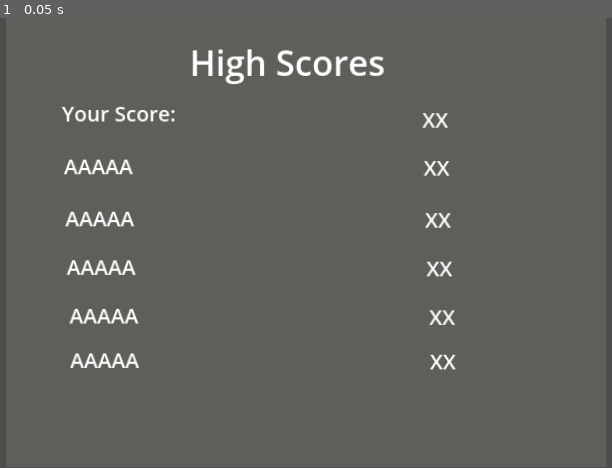
Above: before the commit, frame 1.
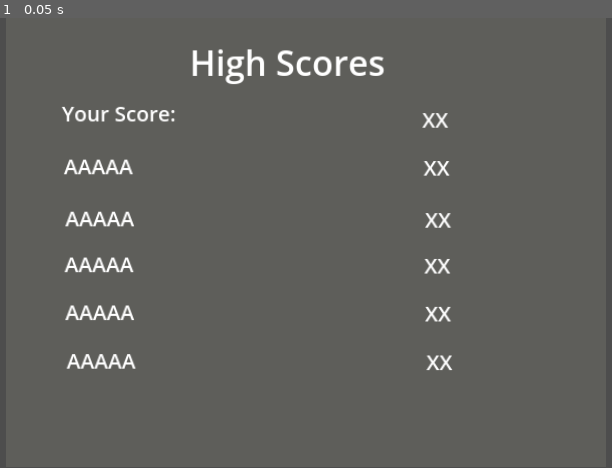
Above: after the commit, the same moment.

Repository: joshua-yoon1030/coincentration
Game: Godot game, scene res://scoreboard.tscn
The game is run twice, just before and just after one commit, with the same random seed, the same clock (stepped at 60 frames per second) and the same inputs. This scene is started directly instead of the project's main scene.
Inputs:
- Up to frame 1 (0.05 s): no input

The runs differ from the first frame. In frame 1, 1.2% of the frame differs, in the area x 10-75%, y 53-79%.

Commit message:
Update scoreboard.tscn

Diff:
--- a/scoreboard.tscn
+++ b/scoreboard.tscn
@@ -36,6 +36,7 @@
 offset_bottom = 97.0
 theme_override_font_sizes/font_size = 30
 text = "AAAAA"
+metadata/_edit_group_ = true
 
 [node name="Score" type="Label" parent="Panel/ScoresList/1st"]
 layout_mode = 0
@@ -65,10 +66,10 @@
 text = "XX"
 
 [node name="3rd" type="Label" parent="Panel/ScoresList"]
-offset_left = -26.0
-offset_top = 205.0
-offset_right = 135.0
-offset_bottom = 247.0
+offset_left = -29.0
+offset_top = 201.0
+offset_right = 132.0
+offset_bottom = 243.0
 theme_override_font_sizes/font_size = 30
 text = "AAAAA"
 metadata/_edit_group_ = true
@@ -83,12 +84,13 @@
 text = "XX"
 
 [node name="4th" type="Label" parent="Panel/ScoresList"]
-offset_left = -22.0
-offset_top = 275.0
-offset_right = 139.0
-offset_bottom = 317.0
+offset_left = -28.0
+offset_top = 270.0
+offset_right = 133.0
+offset_bottom = 312.0
 theme_override_font_sizes/font_size = 30
 text = "AAAAA"
+metadata/_edit_group_ = true
 
 [node name="Score" type="Label" parent="Panel/ScoresList/4th"]
 layout_mode = 0
@@ -100,10 +102,10 @@
 text = "XX"
 
 [node name="5th" type="Label" parent="Panel/ScoresList"]
-offset_left = -21.0
-offset_top = 339.0
-offset_right = 140.0
-offset_bottom = 381.0
+offset_left = -26.0
+offset_top = 340.0
+offset_right = 135.0
+offset_bottom = 382.0
 theme_override_font_sizes/font_size = 30
 text = "AAAAA"
 metadata/_edit_group_ = true
